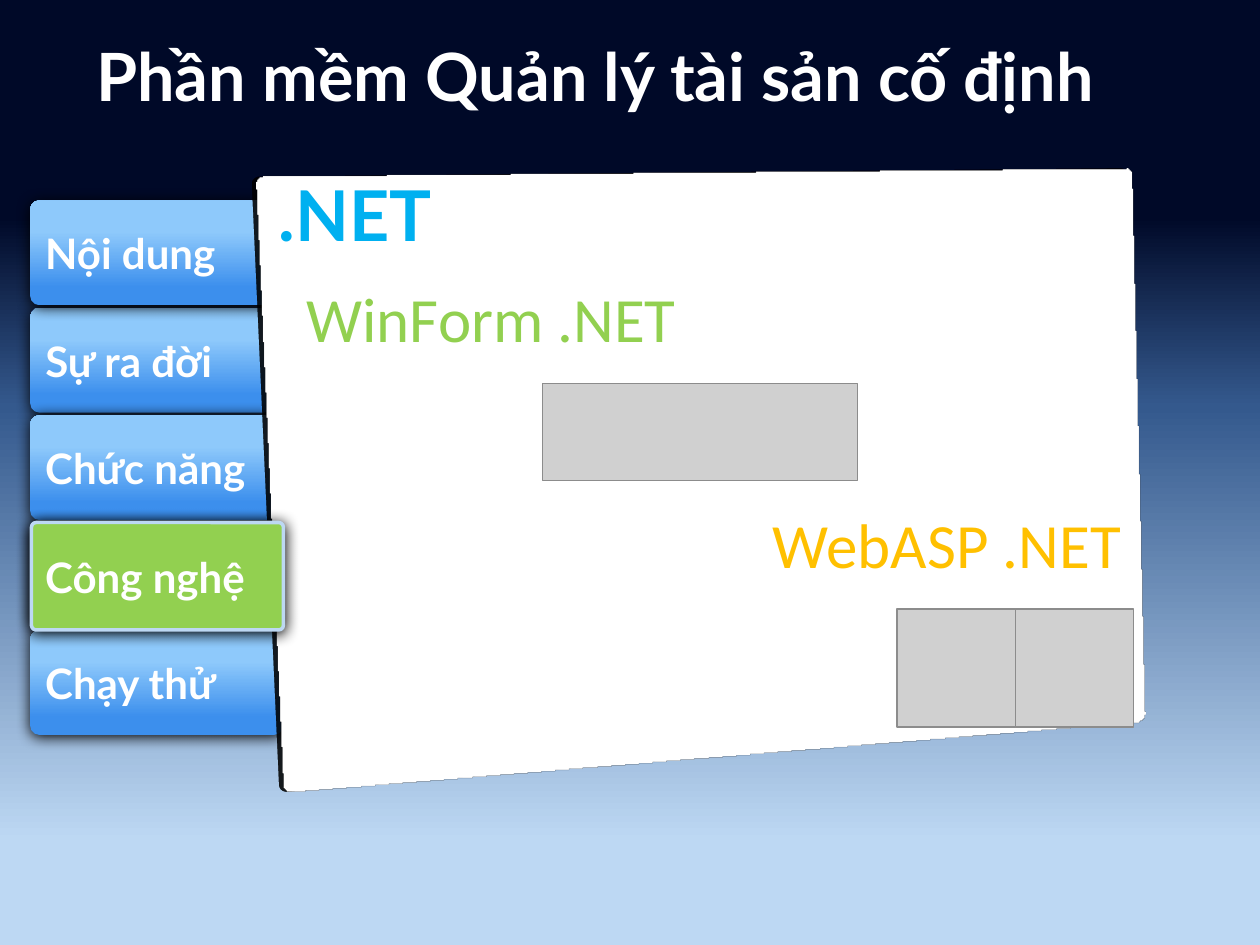
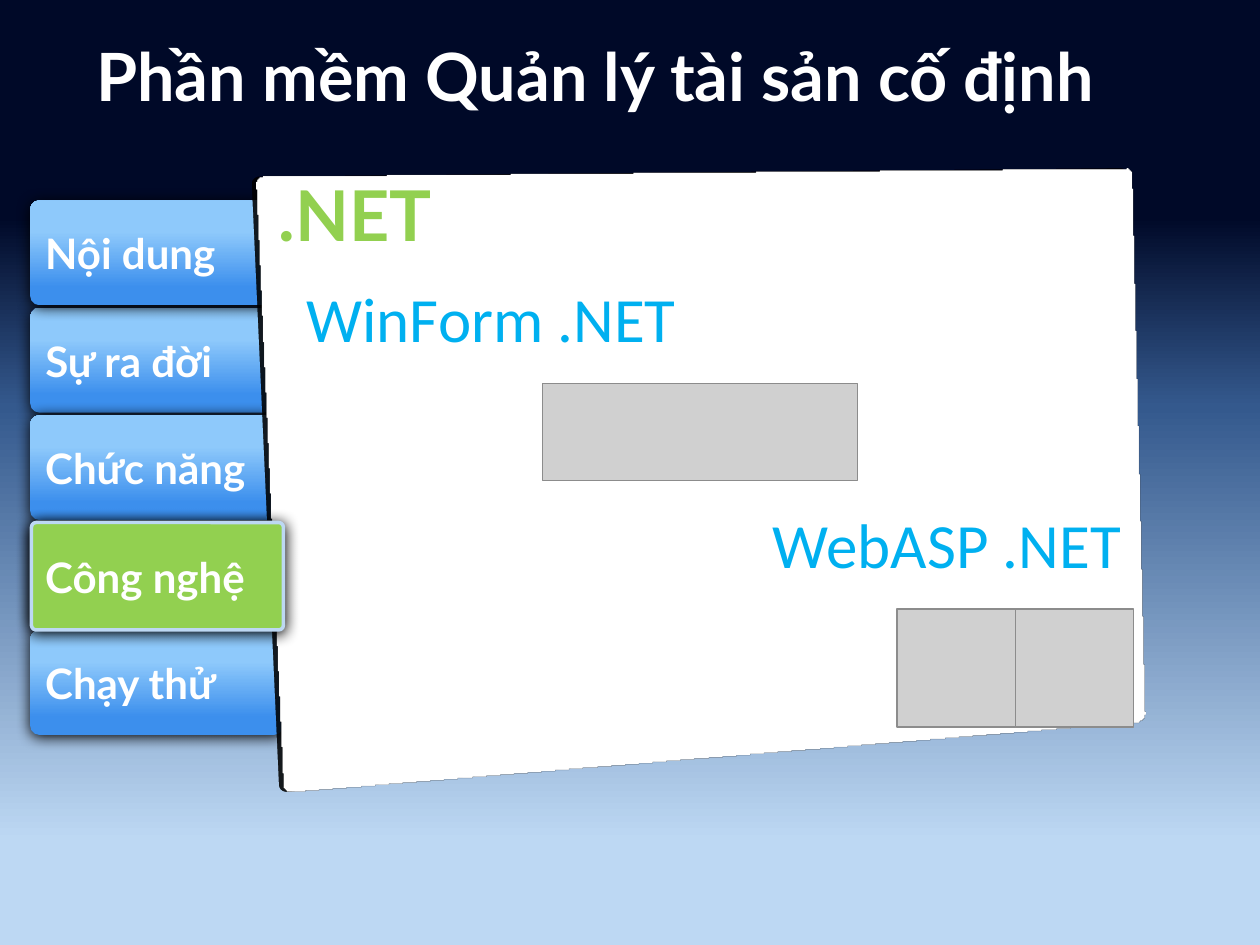
Before and after one commit to tuanhud/QuanLyTaiSan, a slide deck: slide 11 of _BaoCao/Báo cáo Tài sản cố định/Thuyết trình.pptx. Drawn at 1260x945 pixels with LibreOffice and Linux fonts; fonts in the diff are those of the drawing; grey boxes stand for pictures. Boxes give left, top, right and bottom in pixels: in the first picture for what was removed or moved away, otherwise in the second. Text is boxed around its words. In the diff, an @@ line names an element or a change of style, - is before the commit and + after.

```diff
--- a/_BaoCao/Báo cáo Tài sản cố định/Thuyết trình.pptx
+++ b/_BaoCao/Báo cáo Tài sản cố định/Thuyết trình.pptx
@@ text ".NET" at (279, 190, 432, 242): text colour #00B0F0 to #92D050 @@
@@ text "WinForm .NET" at (306, 298, 1121, 569): text colour #92D050 to #00B0F0 in "WinForm .NET"; text colour #FFC000 to #00B0F0 in "WebASP .NET" @@
```
Also in this commit, not shown: 11 other slides changed, 1 slide added, 2 other files.
